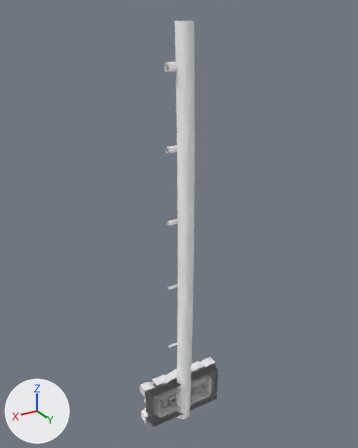
An edit to the Blender file res/reaperForge.blend, drawn before and after from the same camera.
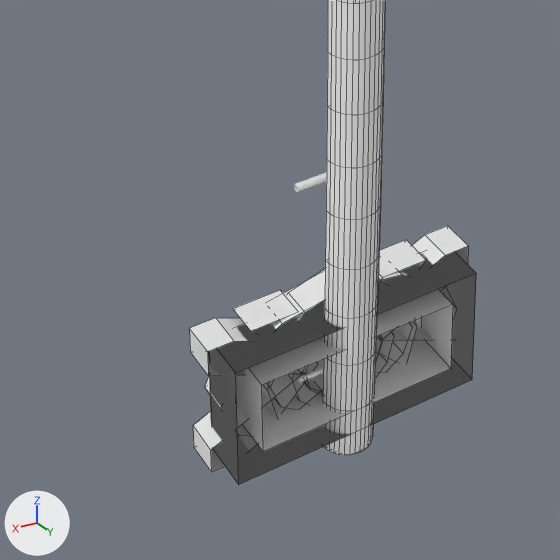
There are two pictures of each version: one whole from a 50 mm camera at (2.72, 4.45, 4.7) aimed at (-0.02, -0.13, 2.41), one close up on the part from 25% to 67% of the width and 66% to 100% of the height. Lighting does not change. The marker at lower left points along +X, +Y and +Z. The close-ups show mesh edges as thin lines.

Names of what the first close-up shows: 'Fret', 'Fretmute', 'Harmonic', 'NoteFretboard', 'Palmmute', 'PinchHarmonic'.
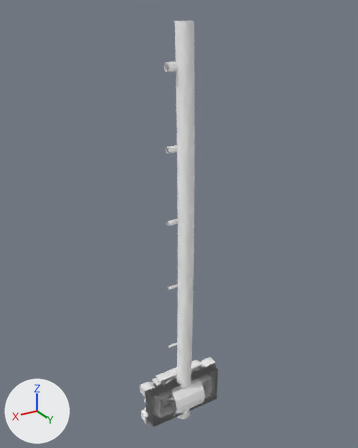
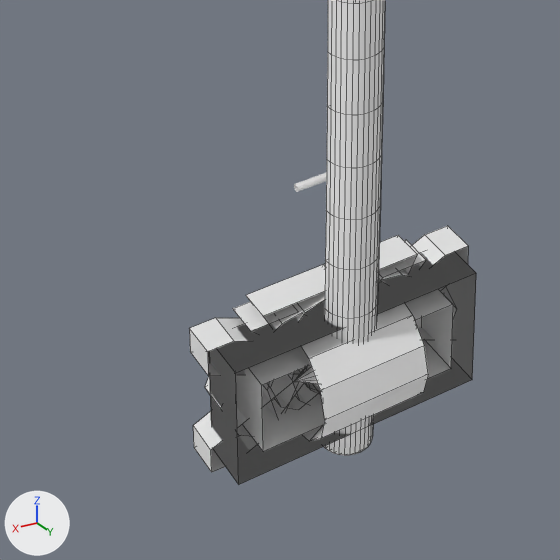
Commit message: added hammer-on / pull-off

Scene script edits in JSON lines:
```json
{"op": "add", "block": "me_cube_011", "code": ["me_cube_011 = bpy.data.meshes.new('Cube.011')", "me_cube_011.from_pydata([(-0.322, -0.155, 0.322), (-0.322, -0.027, 0.322), (0.322, -0.155, 0.322), (0.0, -0.155, -0.322), (0.322, -0.027, 0.322), (0.0, -0.027, -0.322)], [], [(0, 3, 5, 1), (4, 5, 3, 2), (2, 3, 0), (1, 4, 2, 0)])"]}
{"op": "add", "block": "me_cylinder_009", "code": ["me_cylinder_009 = bpy.data.meshes.new('Cylinder.009')", "me_cylinder_009.from_pydata([(0.0, 1.0, -1.0), (0.5, 0.87, -1.0), (0.87, 0.5, -1.0), (0.0, 0.0, 1.0), (1.0, 0.0, -1.0), (0.0, -1.0, -1.0), (-0.5, -0.87, -1.0), (-0.87, -0.5, -1.0), (-1.0, 0.0, -1.0), (-0.87, 0.5, -1.0), (-0.5, 0.87, -1.0)], [], [(0, 3, 1), (1, 3, 2), (2, 3, 4), (5, 3, 6), (6, 3, 7), (7, 3, 8), (8, 3, 9), (9, 3, 10), (10, 3, 0)])"]}
{"op": "add", "block": "me_cylinder_008", "code": ["me_cylinder_008 = bpy.data.meshes.new('Cylinder.008')", "me_cylinder_008.from_pydata([(0.0, 1.0, 1.0), (0.5, 0.87, 1.0), (0.87, 0.5, 1.0), (1.0, 0.0, 1.0), (0.0, -1.0, 1.0), (-0.5, -0.87, 1.0), (0.0, 0.0, -1.0), (-0.87, -0.5, 1.0), (-1.0, 0.0, 1.0), (-0.87, 0.5, 1.0), (-0.5, 0.87, 1.0)], [], [(6, 0, 1), (6, 1, 2), (6, 2, 3), (6, 4, 5), (6, 5, 7), (6, 7, 8), (6, 8, 9), (6, 9, 10), (6, 10, 0)])"]}
{"op": "add", "block": "me_cylinder", "code": ["me_cylinder = bpy.data.meshes.new('Cylinder')", "me_cylinder.from_pydata(...)  # 20 vertices, 9 faces; spans x -1.0..1.0, y -1.0..1.0, z -1.0..1.0"]}
{"op": "add", "block": "ob_hammeron", "code": ["ob_hammeron = bpy.data.objects.new('HammerOn', me_cube_011)", "ob_hammeron.location = (0.0, 0.0, 0.0)"]}
{"op": "add", "block": "ob_anchorright", "code": ["ob_anchorright = bpy.data.objects.new('anchorRight', me_cylinder_009)", "ob_anchorright.location = (0.0, 0.0, 0.0)", "ob_anchorright.rotation_euler = (0.0, 1.571, 0.0)  # degrees (0, 90, 0)", "ob_anchorright.scale = (0.217, 0.217, 0.217)"]}
{"op": "add", "block": "ob_anchorleft", "code": ["ob_anchorleft = bpy.data.objects.new('anchorLeft', me_cylinder_008)", "ob_anchorleft.location = (0.0, 0.0, 0.0)", "ob_anchorleft.rotation_euler = (0.0, 1.571, 0.0)  # degrees (0, 90, 0)", "ob_anchorleft.scale = (0.217, 0.217, 0.217)"]}
{"op": "add", "block": "ob_anchor", "code": ["ob_anchor = bpy.data.objects.new('anchor', me_cylinder)", "ob_anchor.location = (0.0, 0.0, 0.0)", "ob_anchor.rotation_euler = (0.0, 1.571, 0.0)  # degrees (0, 90, 0)", "ob_anchor.scale = (0.217, 0.217, 0.217)"]}
```

Changed parts and their boxes [x1, y1, x2, y2] in the close-ups (560 x 560 px):
```json
{"object": "anchor", "change": "added", "after": [301, 303, 428, 438]}
{"object": "HammerOn", "change": "added", "after": [246, 235, 417, 387]}
{"object": "anchorRight", "change": "added", "after": [294, 365, 318, 385]}
{"object": "anchorLeft", "change": "added", "after": [302, 425, 324, 441]}
{"object": "Harmonic", "change": "unchanged, covered by the edit", "before": [262, 269, 417, 417], "after": [262, 280, 417, 417]}
```
